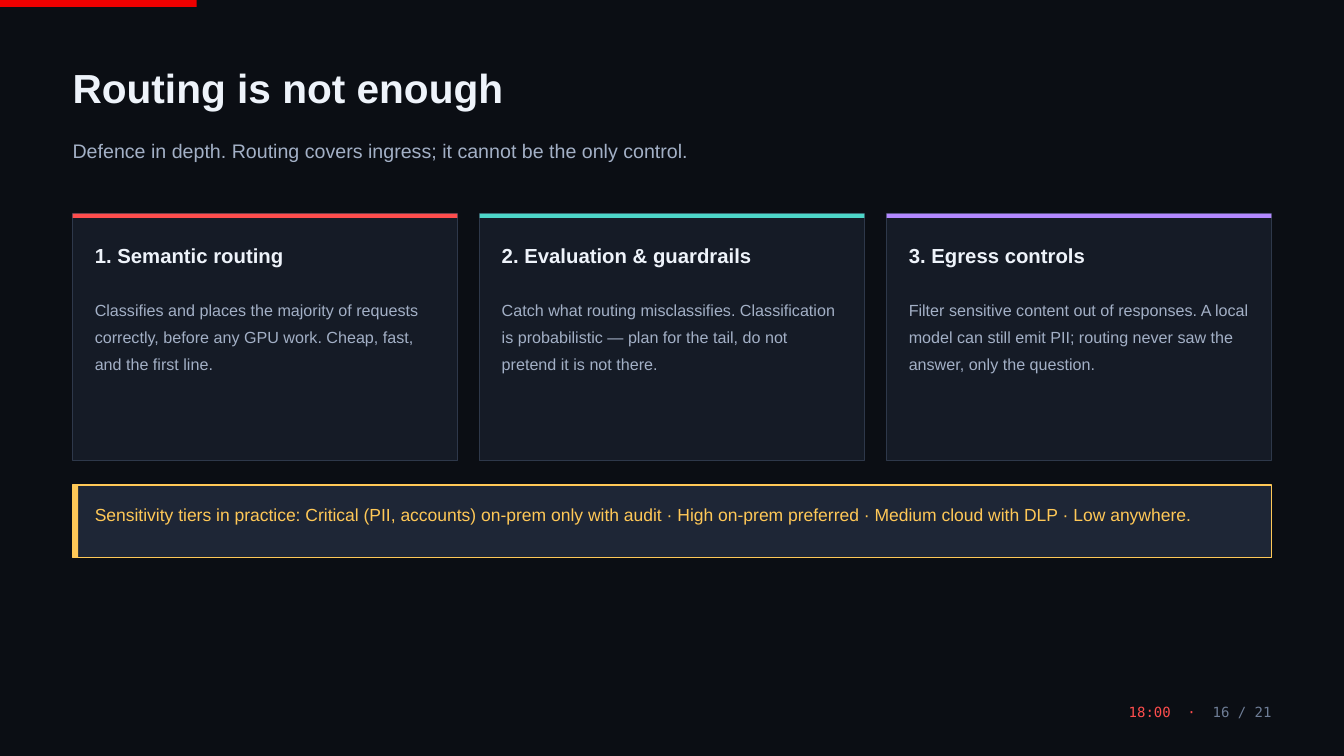
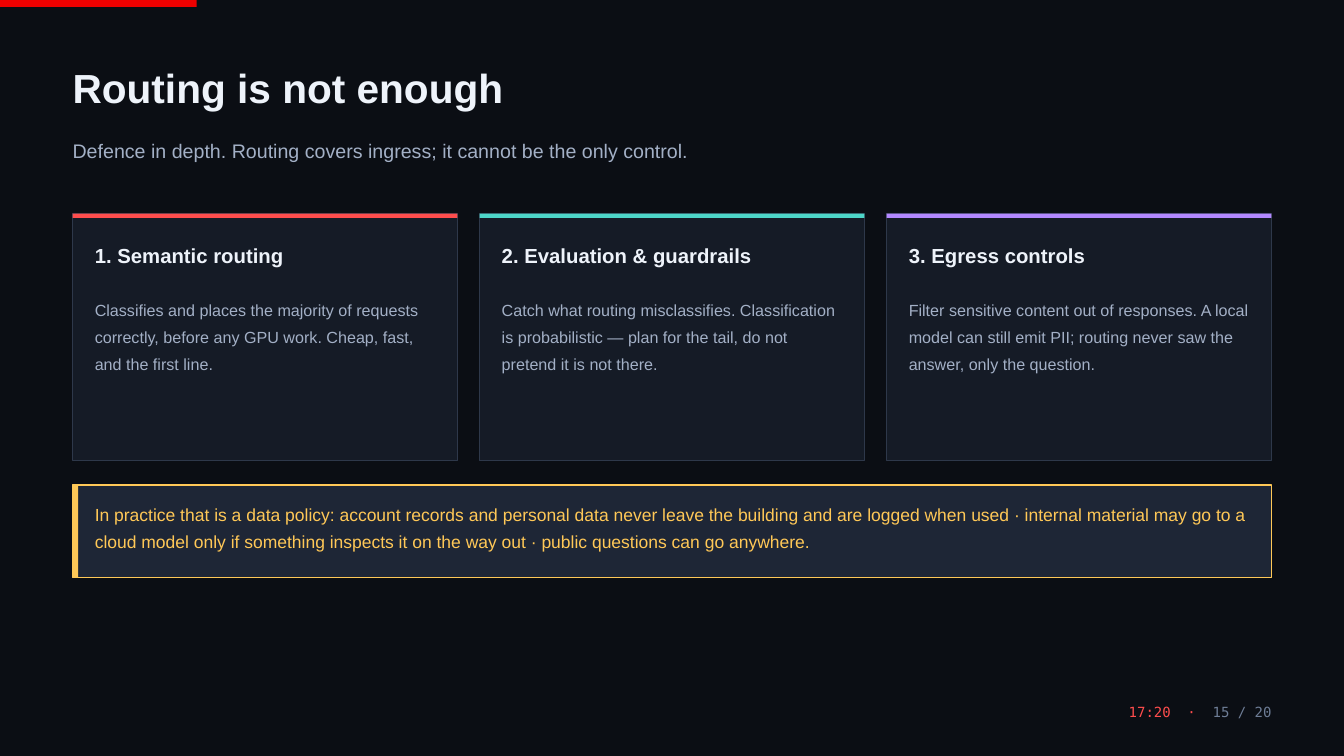
Before and after one commit to ritzshah/vllm-semantic-router-demo, a slide deck: slide 16 of docs/presentation/vLLM-Semantic-Router.pptx. Drawn at 1344x756 pixels with LibreOffice and Linux fonts; fonts in the diff are those of the drawing. Boxes give left, top, right and bottom in pixels: in the first picture for what was removed or moved away, otherwise in the second. Text is boxed around its words. In the diff, an @@ line names an element or a change of style, - is before the commit and + after.

```diff
--- a/docs/presentation/vLLM-Semantic-Router.pptx
+++ b/docs/presentation/vLLM-Semantic-Router.pptx
@@ rectangle resized from (x1=73, y1=485, x2=1271, y2=558) to (x1=73, y1=485, x2=1271, y2=578) @@
@@ rectangle resized from (x1=73, y1=485, x2=79, y2=558) to (x1=73, y1=485, x2=79, y2=578) @@
@@ text at (x1=95, y1=508, x2=1245, y2=552): text changed @@
-Sensitivity tiers in practice: Critical (PII, accounts) on-prem only with audit · High on-prem preferred · Medium cloud with DLP · Low anywhere.
+In practice that is a data policy: account records and personal data never leave the building and are logged when used · internal material may go to a cloud model only if something inspects it on the way out · public questions can go anywhere.
@@ text at (x1=1129, y1=706, x2=1272, y2=718): text changed @@
-18:00 · 16 / 21
+17:20 · 15 / 20
```
Also in this commit, not shown: 20 other slides changed, 5 other files.
